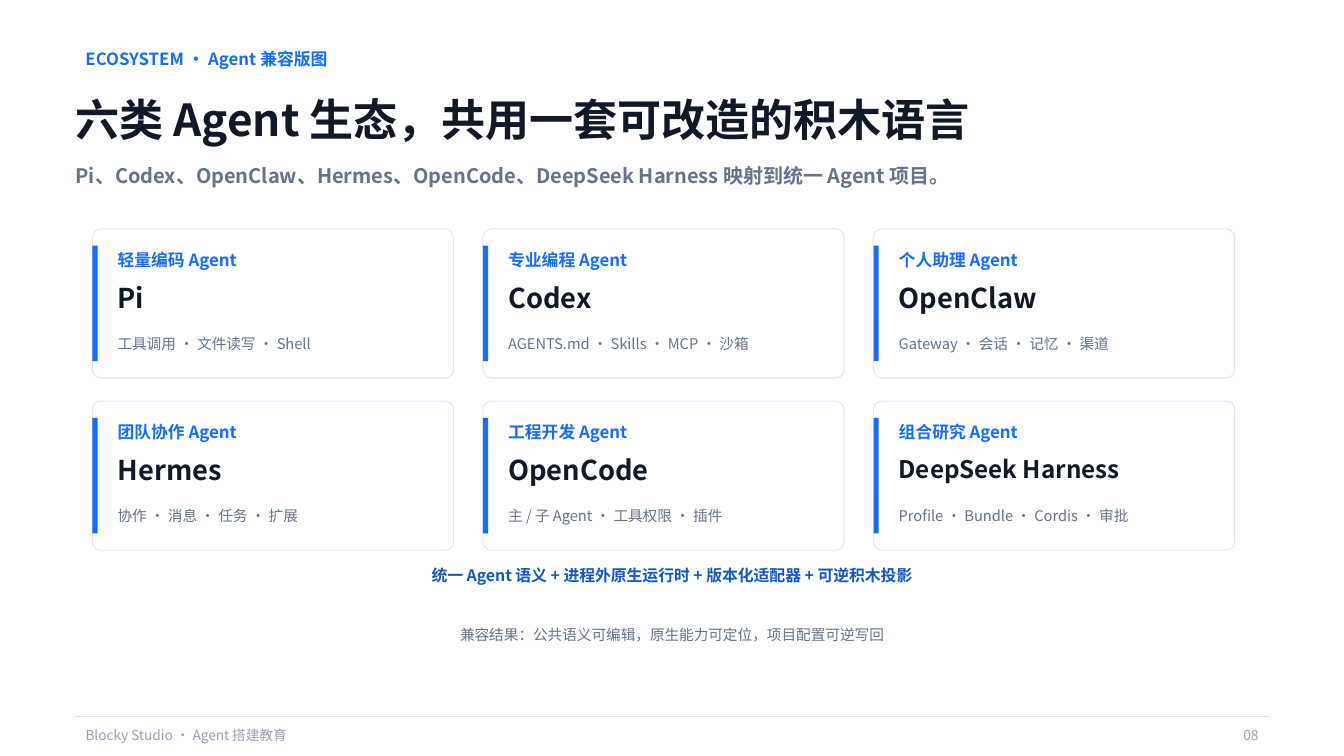
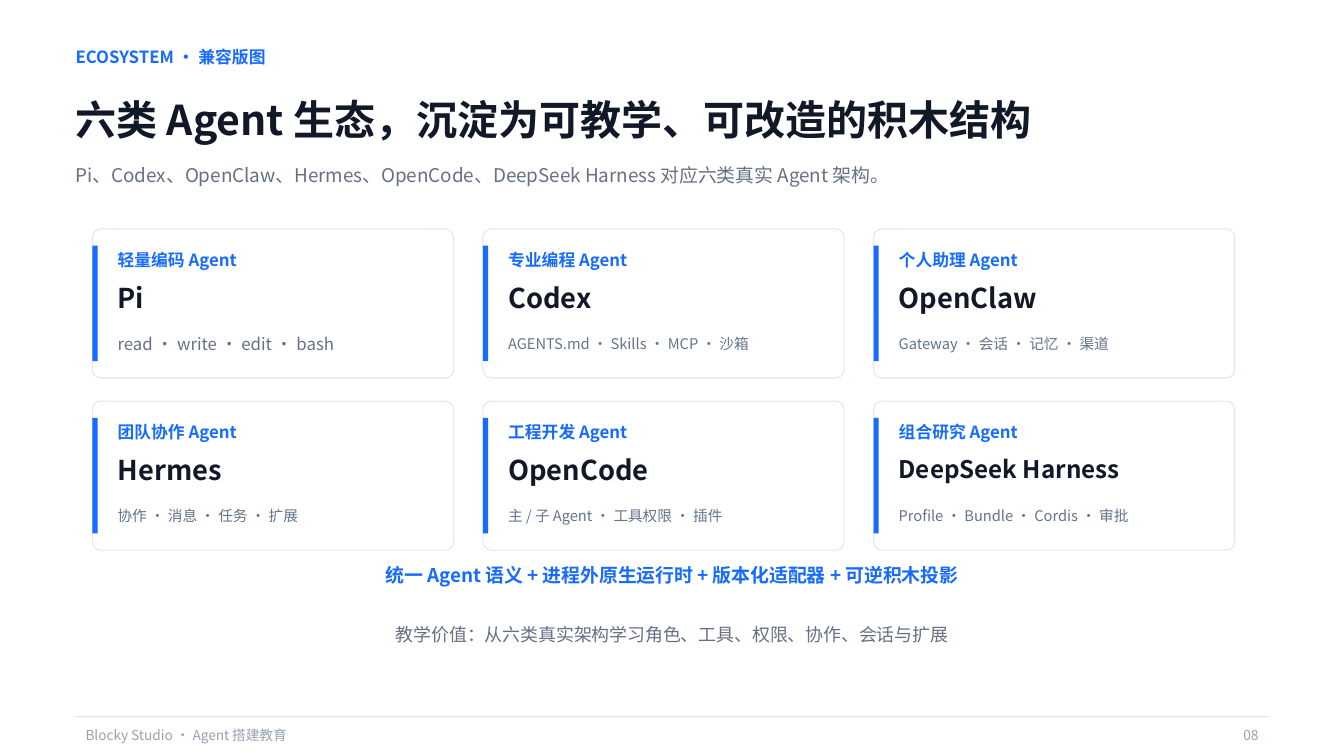
Before and after one commit to q2955161835-debug/Blocky-AI, a slide deck: slide 8 of PPT与商业计划书/Blocky-Studio-息壤杯-AI+教育.pptx. Drawn at 1344x756 pixels with LibreOffice and Linux fonts; fonts in the diff are those of the drawing. Boxes give left, top, right and bottom in pixels: in the first picture for what was removed or moved away, otherwise in the second. Text is boxed around its words. In the diff, an @@ line names an element or a change of style, - is before the commit and + after.

```diff
--- a/PPT与商业计划书/Blocky-Studio-息壤杯-AI+教育.pptx
+++ b/PPT与商业计划书/Blocky-Studio-息壤杯-AI+教育.pptx
@@ text at [76,46,265,68]: text changed @@
-ECOSYSTEM · Agent 兼容版图
+ECOSYSTEM · 兼容版图
@@ text "ECOSYSTEM · 兼容版图" at [76,46,265,68]: vertical alignment top to middle @@
@@ text at [76,99,1032,145]: text changed; size 31.5 to 29.2 pt @@
-六类 Agent 生态，共用一套可改造的积木语言
+六类 Agent 生态，沉淀为可教学、可改造的积木结构
@@ text at [76,166,889,187]: text changed; size 14.2 to 13.5 pt; text colour #64748B to #667085; bold off @@
-Pi、Codex、OpenClaw、Hermes、OpenCode、DeepSeek Harness 映射到统一 Agent 项目。
+Pi、Codex、OpenClaw、Hermes、OpenCode、DeepSeek Harness 对应六类真实 Agent 架构。
@@ text at [118,336,334,350]: text changed; size 10.5 to 12 pt; text colour #64748B to #667085 @@
-工具调用 · 文件读写 · Shell
+read · write · edit · bash
@@ text "统一 Agent 语义 + 进程外原生运行时 ..." at [385,566,958,587]: size 11.2 to 13.5 pt, text colour #1456C7 to #176BFF @@
@@ text at [396,626,948,643]: text changed; size 10.5 to 12.8 pt; text colour #64748B to #667085 @@
-兼容结果：公共语义可编辑，原生能力可定位，项目配置可逆写回
+教学价值：从六类真实架构学习角色、工具、权限、协作、会话与扩展
```
Also in this commit, not shown: 13 other slides changed, 1 other file.
